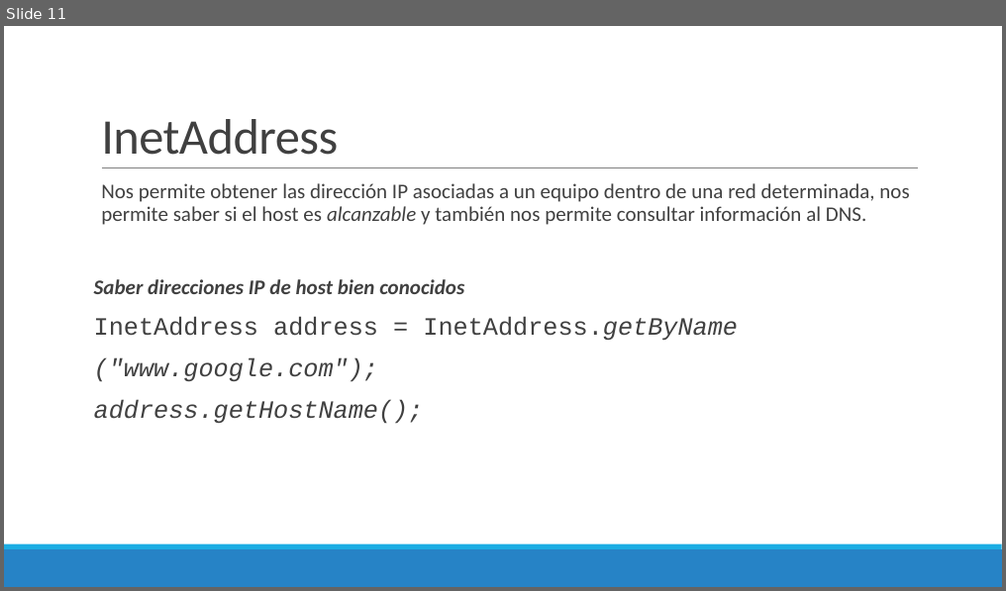
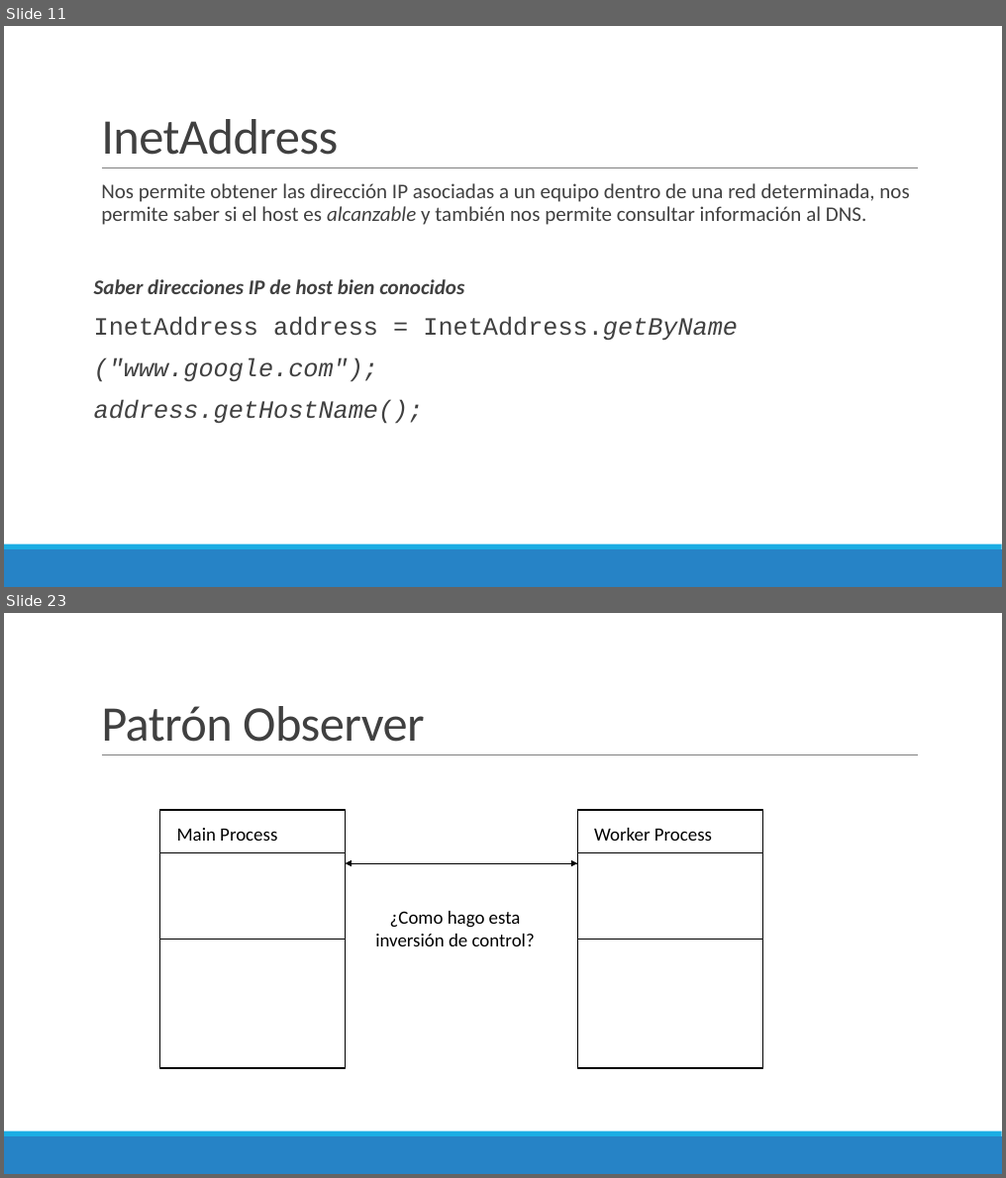
Before and after one commit to Domiciano/ProgramacionEnRed191, a slide deck: Semana 2/Presentación.pptx. Shown one above the other, each under a label of ours: slide 11 before the commit, slides 11 and 23 after it; the slides between them are not shown. The pictures are 1006x591 and 1006x1178 pixels, drawn with LibreOffice and Linux fonts; fonts in the diff are those of the drawing. Boxes give left, top, right and bottom in pixels: in the first picture for what was removed or moved away, otherwise in the second. Text is boxed around its words. In the diff, an @@ line names an element or a change of style, - is before the commit and + after.

```diff
--- a/Semana 2/Presentación.pptx
+++ b/Semana 2/Presentación.pptx
@@ slide 23 added at [4,613,1002,1174], background #FFFFFF; not listed: 3 template elements that a slide beside it also shows @@
@@ title added at [101,706,425,742], 48 pt, text #404040 @@
+Patrón Observer
@@ rectangle added at [159,810,345,1068], fill #FFFFFF, outline #000000 1.25 pt @@
@@ rectangle added at [577,810,762,1068], fill #FFFFFF, outline #000000 1.25 pt @@
@@ text added at [177,828,277,841], 18 pt, text #000000 @@
+Main Process
@@ text added at [594,828,712,841], 18 pt, text #000000 @@
+Worker Process
@@ line added from (159, 854) to (346, 854), #000000 1 pt @@
@@ arrow added from (577, 863) to (346, 863), #000000 1 pt @@
@@ arrow added from (433, 863) to (577, 863), #000000 1 pt @@
@@ line added from (577, 854) to (763, 854), #000000 1 pt @@
@@ text added at [375,911,535,947], 18 pt, text #000000 @@
+¿Como hago esta inversión de control?
@@ line added from (159, 940) to (346, 940), #000000 1 pt @@
@@ line added from (577, 940) to (763, 940), #000000 1 pt @@
```
Also in this commit, not shown: 12 other slides added, 11 other files.
